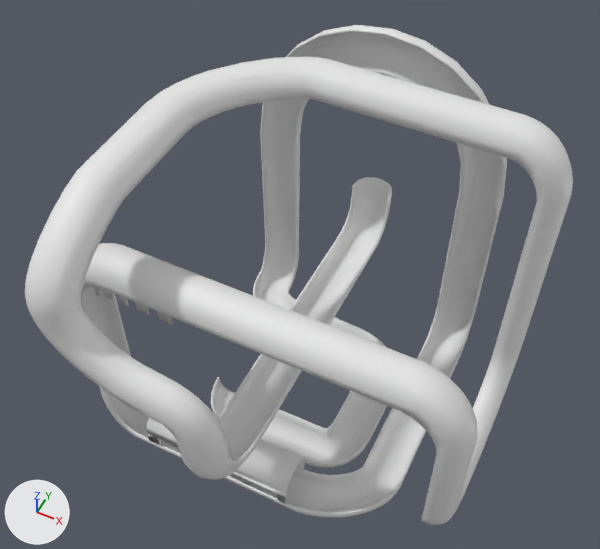
What one commit did to the Blender file blender_assets/path_export.blend.
Before and after are seen from a camera (50 mm lens) standing at (1.21, -2.48, 3.32) and looking at (-0.08, 0.11, 0.08). Arrows for +X, +Y and +Z are at lower left; the lights stay in place.

The scene before the commit, as lines of its bpy script (objects in view):
```python
me_mesh = bpy.data.meshes.new('Mesh')
me_mesh.from_pydata(...)  # 12790 vertices, 12750 faces; spans x -0.59..1.52, y -0.97..1.17, z -0.04..2.11
ob_beziercurve = bpy.data.objects.new('BezierCurve', me_mesh)
ob_beziercurve.location = (-0.459, -0.076, -1.03)
_m = ob_beziercurve.modifiers.new('Decimate', 'DECIMATE')
_m.decimate_type = 'DISSOLVE'
_m.angle_limit = 0.0698
_m.delimit = {'NORMAL'}
```
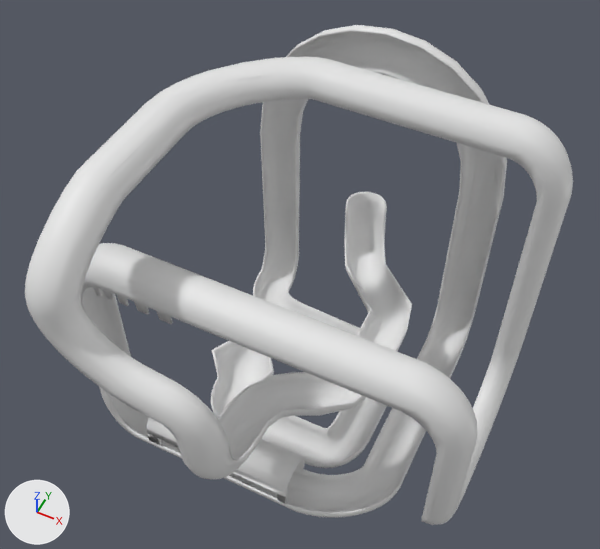
The change, as JSON lines over the scene's bpy script:
```json
{"block": "me_mesh", "where": "# used by ob_beziercurve; location = (-0.459, -0.076, -1.03)"}
{"op": "remove", "block": "me_mesh", "code": "me_mesh.from_pydata(...)  # 12790 vertices, 12750 faces; spans x -0.59..1.52, y -0.97..1.17, z -0.04..2.11"}
{"op": "add", "block": "me_mesh", "code": "me_mesh.from_pydata(...)  # 12910 vertices, 12870 faces; spans x -0.59..1.52, y -0.97..1.12, z -0.08..2.11"}
{"block": "me_mesh", "change": "me_mesh part 1: 292 vertices moved from x 0.29..0.53, y -0.4..0.87, z 0.61..0.75 to x 0.32..0.94, y -0.42..0.78, z 0.61..0.75; 396 vertices removed from x 0.29..0.53, y -0.4..1.17, z 0.61..1.0; 426 vertices added at x 0.31..0.9, y -0.41..1.04, z 0.61..1.0"}
{"block": "me_mesh", "change": "me_mesh part 2: 90 vertices added at x -0.22..0.2, y 0.14..0.42, z -0.08..0.17"}
```

Where the change shows, as pixel boxes (x1, y1, x2, y2) in the pictures (600 x 549 px; the box of a moved part takes in the faces that stretch with it):
```json
{"part": 1, "of": "me_mesh", "change": "moved or reshaped", "before": [218, 177, 392, 460], "after": [230, 191, 412, 446]}
{"part": 2, "of": "me_mesh", "change": "added", "after": [212, 341, 274, 394]}
```
